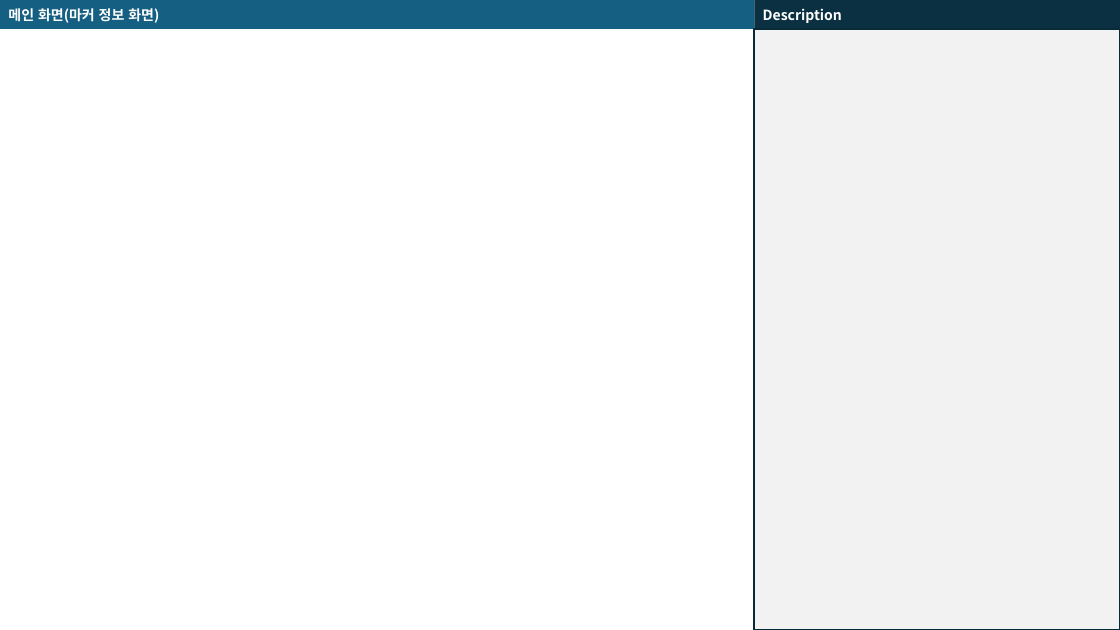
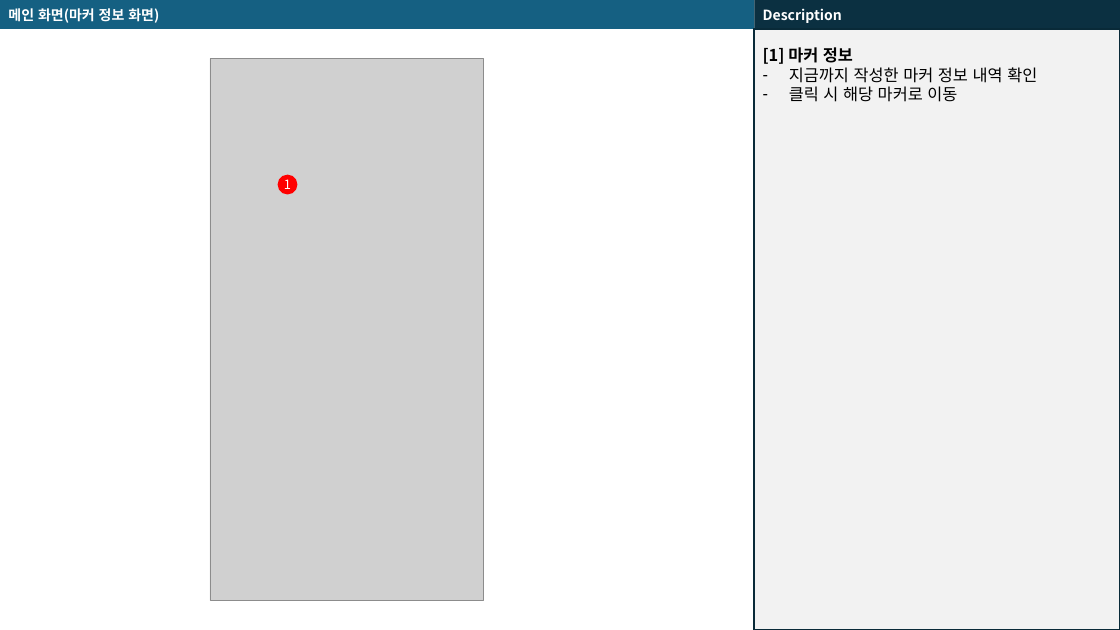
Before and after one commit to Tegut-cmd/Test-Team-Project, a slide deck: slide 6 of 산학_Compass팀 _화면 정의서.pptx. Drawn at 1120x630 pixels with LibreOffice and Linux fonts; fonts in the diff are those of the drawing; grey boxes stand for pictures. Boxes give left, top, right and bottom in pixels: in the first picture for what was removed or moved away, otherwise in the second. Text is boxed around its words. In the diff, an @@ line names an element or a change of style, - is before the commit and + after.

```diff
--- a/산학_Compass팀 _화면 정의서.pptx
+++ b/산학_Compass팀 _화면 정의서.pptx
@@ picture added at (x1=210, y1=59, x2=483, y2=601) @@
@@ text added at (x1=763, y1=47, x2=1037, y2=102), 14 pt, text #000000 @@
+[1] 마커 정보
+– 지금까지 작성한 마커 정보 내역 확인
+– 클릭 시 해당 마커로 이동
@@ ellipse added at (x1=278, y1=175, x2=298, y2=195), fill #FF0000, 11 pt, text #FFFFFF @@
+1
```
Also in this commit, not shown: 6 other slides changed, 3 other files.
